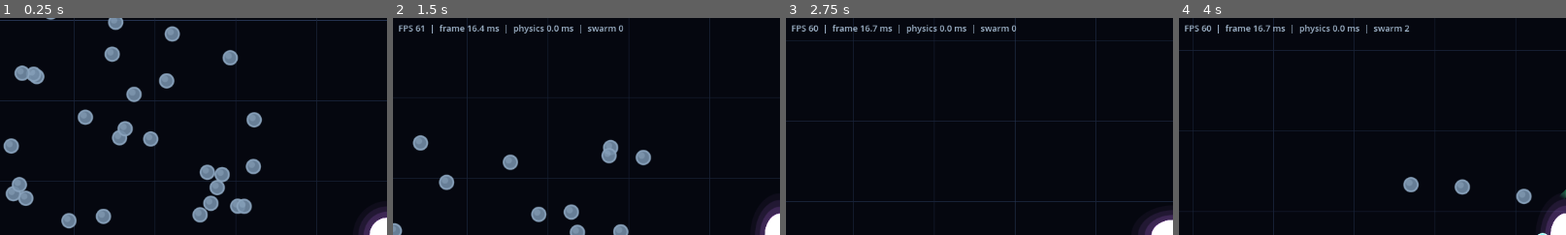
Above: before the commit, frames 1-4 (left to right).
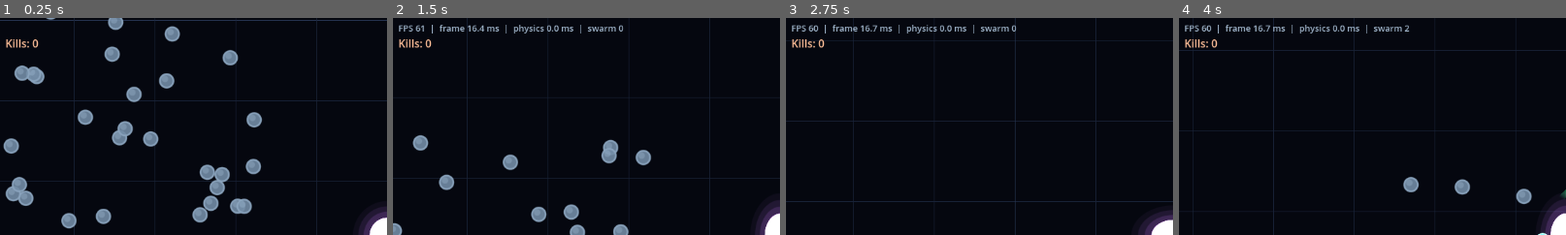
Above: after the commit, the same moments.

Repository: jadjoker/tdf
Game: Godot game, scene res://main.tscn
The game is run twice, just before and just after one commit, with the same random seed, the same clock (stepped at 60 frames per second) and the same inputs.
Inputs:
- Up to frame 1 (0.25 s): no input
- Up to frame 2 (1.5 s): hold W (move_up) from 0.53 s (still down)
- Up to frame 3 (2.75 s): release W (move_up) at 2.03 s; hold A (move_left) from 2.03 s (still down)
- Up to frame 4 (4 s): release A (move_left) at 3.53 s; hold S (move_down) from 3.53 s (still down)
The pictures show only the part of the screen within x 0-50%, y 0-50%; the shares and areas given below are measured in that part.

The runs differ from the first frame. In frame 1, 0.2% of the frame differs, in the area x 1-11%, y 9-14%; in frame 2, 0.2%; in frame 3, 0.2%; in frame 4, 0.2%.

Commit message:
Gameplay G1 + physics-juice pass: momentum combat is real
Core mechanic: velocity-scaled contact damage — parked swarm is harmless,
orbit ring grinds, whip-cracks shred. Dumb chaser enemies trickle-spawn
to test it.

Physics layer: enemies shoved by units (ring is a flexing wall that
carries intruders along its spin), solid player body, no enemy stacking,
jelly impact deformation, death shockwaves ripple the flock, hit-stop,
trauma camera shake, whip-crack sparks, combo chains, kills drop
recruitable strays.

Playtest verdict: it feels really good.

Co-Authored-By: Claude Fable 5 <noreply@anthropic.com>

Diff:
--- /dev/null
+++ b/scenes/Enemy.tscn
@@ -0,0 +1,6 @@
+[gd_scene load_steps=2 format=3]
+
+[ext_resource type="Script" path="res://scripts/enemy.gd" id="1_enemy"]
+
+[node name="Enemy" type="Node2D"]
+script = ExtResource("1_enemy")
--- /dev/null
+++ b/scripts/enemy.gd
@@ -0,0 +1,152 @@
+extends Node2D
+
+# G1 prototype enemy: a dumb chaser that hunts the player.
+# Exists to answer ONE question: is velocity-scaled contact damage
+# (killing by driving well — lashes, whip-cracks, ring-grinding) fun?
+
+@export var move_speed: float = 260.0     # slower than the player's 500 — you can always disengage
+@export var max_health: float = 100.0
+@export var body_radius: float = 16.0
+
+# Velocity-scaled contact damage — the load-bearing mechanic:
+#   unit speed <= min_damage_speed  -> no damage (parked swarm is harmless)
+#   unit speed >= speed_for_max     -> max_unit_dps per touching unit
+# Orbit ring (~400 px/s tangential) grinds slowly; a whip-crack (~1500) shreds.
+@export var min_damage_speed: float = 200.0
+@export var speed_for_max: float = 1500.0
+@export var max_unit_dps: float = 400.0
+
+@export var knockback_scale: float = 0.05  # fast hits shove the enemy along the unit's velocity
+
+const COLOR_BODY := Color(1.8, 0.5, 0.4)   # HDR hostile ember
+const COLOR_CORE := Color(0.35, 0.06, 0.10) # dark "eye"
+const COLOR_RIM := Color(2.6, 0.8, 0.5)
+const COLOR_HEALTH := Color(2.0, 0.4, 0.3, 0.8)
+
+signal died(enemy)
+
+var health: float = 0.0
+var _target: Node2D = null
+var _knock: Vector2 = Vector2.ZERO
+var _flash: float = 0.0
+var _pulse: float = 0.0
+
+# Jelly impact deformation — same damped-spring family as the player/units,
+# but kicked by hits instead of driven by own speed
+var _deform: float = 1.0
+var _deform_vel: float = 0.0
+var _deform_axis: float = 0.0
+
+var _spark_cooldown: float = 0.0
+
+
+func _ready() -> void:
+	add_to_group("enemies")
+	health = max_health
+	_pulse = randf() * TAU
+
+
+func set_target(t: Node2D) -> void:
+	_target = t
+
+
+func _physics_process(delta: float) -> void:
+	if _target != null and is_instance_valid(_target):
+		var dir: Vector2 = (_target.global_position - global_position).normalized()
+		global_position += dir * move_speed * delta
+
+	# Knockback decays exponentially
+	global_position += _knock * delta
+	_knock = _knock.lerp(Vector2.ZERO, 1.0 - exp(-8.0 * delta))
+
+	# Deformation spring relaxes back to round
+	var accel: float = (1.0 - _deform) * 180.0 - _deform_vel * 10.0
+	_deform_vel += accel * delta
+	_deform = clampf(_deform + _deform_vel * delta, 0.55, 1.5)
+
+	_flash = maxf(_flash - delta * 4.0, 0.0)
+	_spark_cooldown = maxf(_spark_cooldown - delta, 0.0)
+	_pulse += delta * 3.0
+	queue_redraw()
+
+
+# Physical shove from ring/flock contact — works regardless of damage threshold,
+# so even a parked ring buffets and carries intruders along its rotation
+func apply_grind(impulse: Vector2) -> void:
+	_knock = (_knock + impulse).limit_length(600.0)
+
+
+# Called by Phase1 each physics frame with the already-fetched swarm array
+func process_flock_contact(swarm_units: Array, delta: float) -> void:
+	var hit := false
+	var strongest_frac: float = 0.0
+	var strongest_vel: Vector2 = Vector2.ZERO
+	var strongest_pos: Vector2 = Vector2.ZERO
+
+	for u in swarm_units:
+		if not is_instance_valid(u):
+			continue
+		if global_position.distance_to(u.global_position) > body_radius + u.radius:
+			continue
+		var speed: float = u.vel.length()
+		if speed <= min_damage_speed:
+			continue
+		var frac: float = clampf((speed - min_damage_speed) / (speed_for_max - min_damage_speed), 0.0, 1.0)
+		health -= max_unit_dps * frac * delta
+		_knock += u.vel * frac * knockback_scale
+		if frac > strongest_frac:
+			strongest_frac = frac
+			strongest_vel = u.vel
+			strongest_pos = u.global_position
+		hit = true
+
+	if hit:
+		_flash = 1.0
+		_knock = _knock.limit_length(700.0)
+
+		# Squash along the strongest impact — jelly reacts to being hit
+		_deform_axis = strongest_vel.angle()
+		_deform_vel -= 5.0 * strongest_frac
+
+		# A genuine whip-crack (near-max-speed hit) throws sparks
+		if strongest_frac >= 0.7 and _spark_cooldown <= 0.0:
+			_spark_cooldown = 0.15
+			var spark: Node2D = preload("res://scripts/hit_burst.gd").new()
+			spark.scale_mult = 0.45
+			spark.color = Color(3.2, 2.6, 1.6)
+			get_parent().add_child(spark)
+			spark.global_position = (strongest_pos + global_position) * 0.5
+
+		if health <= 0.0:
+			_die()
+
+
+func _die() -> void:
+	remove_from_group("enemies")
+	died.emit(self)
+
+	var burst: Node2D = preload("res://scripts/hit_burst.gd").new()
+	get_parent().add_child(burst)
+	burst.global_position = global_position
+
+	queue_free()
+
+
+func _draw() -> void:
+	# Impact jelly deformation (proper local-space matrix — see player.gd gotcha)
+	if absf(_deform - 1.0) > 0.003:
+		draw_set_transform_matrix(Transform2D(_deform_axis, Vector2(_deform, 1.0 / sqrt(_deform)), 0.0, Vector2.ZERO))
+
+	var r: float = body_radius + sin(_pulse) * 1.5
+
+	var body := COLOR_BODY
+	if _flash > 0.0:
+		body = body.lerp(Color(4.0, 4.0, 4.0), _flash * 0.8)  # hit flash, blooms hard
+
+	draw_circle(Vector2.ZERO, r, body, true, -1.0, true)
+	draw_circle(Vector2.ZERO, r * 0.45, COLOR_CORE, true, -1.0, true)
+	draw_circle(Vector2.ZERO, r, COLOR_RIM, false, 2.0, true)
+
+	if health < max_health:
+		var frac: float = clampf(health / max_health, 0.0, 1.0)
+		draw_arc(Vector2.ZERO, r + 6.0, -PI / 2.0, -PI / 2.0 + TAU * frac, 32, COLOR_HEALTH, 2.5)
--- /dev/null
+++ b/scripts/hit_burst.gd
@@ -0,0 +1,25 @@
+extends Node2D
+
+# One-shot expanding ring burst on enemy death. Self-frees.
+
+const LIFETIME := 0.35
+
+var color: Color = Color(2.6, 0.8, 0.5)   # HDR — blooms as it fades
+var scale_mult: float = 1.0               # 1.0 = death burst, ~0.45 = whip-crack spark
+var _t: float = 0.0
+
+
+func _process(delta: float) -> void:
+	_t += delta
+	if _t >= LIFETIME:
+		queue_free()
+		return
+	queue_redraw()
+
+
+func _draw() -> void:
+	var f: float = _t / LIFETIME
+	var fade: float = 1.0 - f
+	var c := Color(color.r, color.g, color.b, fade * 0.9)
+	draw_arc(Vector2.ZERO, (12.0 + f * 46.0) * scale_mult, 0.0, TAU, 32, c, 1.0 + 3.0 * fade, true)
+	draw_arc(Vector2.ZERO, (8.0 + f * 30.0) * scale_mult, 0.0, TAU, 24, Color(c.r, c.g, c.b, c.a * 0.5), 2.0, true)
--- a/scripts/phase_1.gd
+++ b/scripts/phase_1.gd
@@ -52,15 +52,56 @@
 @export var perf_logging: bool = true
 var _perf_logger: Node = null
 
+# Gameplay G1 — momentum-combat prototype: a trickle of dumb chasers to
+# whip-crack. Enemies only start once the first unit is collected.
+@export var enemies_enabled: bool = true
+@export var enemy_spawn_interval: float = 4.0
+@export var max_enemies: int = 6
+@export var enemy_spawn_distance: float = 900.0
+
+var enemy_scene: PackedScene = preload("res://scenes/Enemy.tscn")
+var kills: int = 0
+var _enemy_spawn_timer: float = 2.0
+var _kills_label: Label
+
+# Physics-juice pass: impact feedback systems
+const COMBO_WINDOW := 1.6            # seconds between kills to keep the chain
+const SHOCKWAVE_RADIUS := 160.0      # death blast physically ripples the flock
+const SHOCKWAVE_POWER := 900.0
+const MAX_TOTAL_UNITS := 250         # cap on strays dropped by kills
+
+var _cam: Camera2D
+var _trauma: float = 0.0             # camera shake energy, decays; shake = trauma²
+var _combo: int = 0
+var _combo_timer: float = 0.0
+var _total_units: int = 0
+
 
 func _ready() -> void:
 	randomize()
 	spawn_followers()
 	_build_swarm_renderers()
 	_build_perf_hud()
+	_cam = player.get_node_or_null("Camera2D")
 	if perf_logging:
 		_perf_logger = preload("res://scripts/perf_logger.gd").new()
 		add_child(_perf_logger)
+
+
+func _process(delta: float) -> void:
+	# Runs at render rate (vs physics 60) so shake stays smooth at high refresh
+	if _trauma > 0.0 and _cam != null:
+		_trauma = maxf(_trauma - delta * 1.8, 0.0)
+		var s: float = _trauma * _trauma
+		_cam.offset = Vector2(randf_range(-1.0, 1.0), randf_range(-1.0, 1.0)) * 14.0 * s
+	elif _cam != null and _cam.offset != Vector2.ZERO:
+		_cam.offset = Vector2.ZERO
+
+	if _combo_timer > 0.0:
+		_combo_timer -= delta
+		if _combo_timer <= 0.0:
+			_combo = 0
+			_update_kills_label()
 
 
 func _build_swarm_renderers() -> void:
@@ -139,6 +180,13 @@
 	_perf_label.modulate = Color(0.8, 0.9, 1.0, 0.8)
 	layer.add_child(_perf_label)
 
+	_kills_label = Label.new()
+	_kills_label.text = "Kills: 0"
+	_kills_label.position = Vector2(8.0, 26.0)
+	_kills_label.add_theme_font_size_override("font_size", 16)
+	_kills_label.modulate = Color(1.0, 0.75, 0.6)
+	layer.add_child(_kills_label)
+
 
 func _update_perf_hud(delta: float) -> void:
 	_perf_accum += delta
@@ -152,6 +200,7 @@
 
 
 func spawn_followers() -> void:
+	_total_units = follower_count
 	for i in range(follower_count):
 		var follower: Node2D = follower_scene.instantiate()
 		add_child(follower)
@@ -222,10 +271,154 @@
 	# Push position + spring deformation of every unit into the MultiMesh
 	_update_swarm_visuals(swarm_units)
 
+	_update_enemies(swarm_units, delta)
+
 	# Track count for the perf HUD (print() here caused hitches during collect bursts)
 	var new_count: int = swarm_units.size()
 	if new_count != collected_count:
 		collected_count = new_count
+
+
+func _update_enemies(swarm_units: Array, delta: float) -> void:
+	if not enemies_enabled:
+		return
+
+	var enemies: Array = get_tree().get_nodes_in_group("enemies")
+
+	if enemies.size() < max_enemies:
+		_enemy_spawn_timer -= delta
+		if _enemy_spawn_timer <= 0.0:
+			_enemy_spawn_timer = enemy_spawn_interval
+			_spawn_enemy()
+
+	for e in enemies:
+		e.process_flock_contact(swarm_units, delta)
+
+	_resolve_enemy_collisions(swarm_units, enemies)
+
+
+# Enemies are physically real: units shove them (the ring is a flexing wall
+# that sweeps intruders along its rotation), the player is a solid body, and
+# enemies can't stack inside each other. ≤6 enemies × 100 units — no grid needed.
+const PLAYER_BODY_RADIUS := 26.0
+const ENEMY_PUSH_SHARE := 0.75    # enemy takes most of the overlap; units flex a little
+const GRIND_TRANSFER := 0.03      # fraction of unit velocity imparted per touching unit per frame
+
+func _resolve_enemy_collisions(swarm_units: Array, enemies: Array) -> void:
+	for e in enemies:
+		if not is_instance_valid(e):
+			continue
+		var e_pos: Vector2 = e.global_position
+		var er: float = e.body_radius
+
+		# vs swarm units — physical contact regardless of damage threshold
+		for u in swarm_units:
+			var d: Vector2 = e_pos - u.global_position
+			var dist: float = d.length()
+			var min_d: float = er + u.radius
+			if dist < min_d and dist > 0.001:
+				var nrm: Vector2 = d / dist
+				var overlap: float = min_d - dist
+				e_pos += nrm * overlap * ENEMY_PUSH_SHARE
+				u.global_position -= nrm * overlap * (1.0 - ENEMY_PUSH_SHARE)
+				# grind: the ring's motion carries the enemy along
+				e.apply_grind(u.vel * GRIND_TRANSFER)
+
+		# vs player — solid body, enemy is fully expelled
+		var dp: Vector2 = e_pos - player.global_position
+		var pdist: float = dp.length()
+		var pmin: float = er + PLAYER_BODY_RADIUS
+		if pdist < pmin and pdist > 0.001:
+			e_pos += (dp / pdist) * (pmin - pdist)
+
+		e.global_position = e_pos
+
+	# vs each other — no stacking into one super-blob
+	for i in range(enemies.size()):
+		for j in range(i + 1, enemies.size()):
+			var a: Node2D = enemies[i]
+			var b: Node2D = enemies[j]
+			if not is_instance_valid(a) or not is_instance_valid(b):
+				continue
+			var d2: Vector2 = b.global_position - a.global_position
+			var dist2: float = d2.length()
+			var min2: float = a.body_radius + b.body_radius
+			if dist2 < min2 and dist2 > 0.001:
+				var push: Vector2 = (d2 / dist2) * (min2 - dist2) * 0.5
+				a.global_position -= push
+				b.global_position += push
+
+
+func _spawn_enemy() -> void:
+	var e: Node2D = enemy_scene.instantiate()
+	add_child(e)
+	var a: float = randf() * TAU
+	e.global_position = player.global_position + Vector2(cos(a), sin(a)) * enemy_spawn_distance
+	e.set_target(player)
+	e.died.connect(_on_enemy_died)
+
+
+func _on_enemy_died(e) -> void:
+	kills += 1
+
+	# Combo chain: kills within the window multiply the spectacle
+	_combo = _combo + 1 if _combo_timer > 0.0 else 1
+	_combo_timer = COMBO_WINDOW
+	_update_kills_label()
+
+	var pos: Vector2 = e.global_position
+
+	# Impact feedback scales with the chain
+	add_trauma(0.3 + 0.08 * float(_combo))
+	_hit_stop()
+	_death_shockwave(pos)
+	_drop_stray(pos)
+
+
+func _update_kills_label() -> void:
+	if _combo >= 2:
+		_kills_label.text = "Kills: %d   x%d!" % [kills, _combo]
+		_kills_label.modulate = Color(2.0, 1.4, 0.8)   # blooms while the chain is alive
+	else:
+		_kills_label.text = "Kills: %d" % kills
+		_kills_label.modulate = Color(1.0, 0.75, 0.6)
+
+
+func add_trauma(amount: float) -> void:
+	_trauma = minf(_trauma + amount, 1.0)
+
+
+func _hit_stop(duration: float = 0.05, time_scale: float = 0.05) -> void:
+	# Micro-freeze on kills — makes impacts land. Timer ignores time_scale
+	# so the freeze doesn't stretch itself.
+	if Engine.time_scale < 1.0:
+		return
+	Engine.time_scale = time_scale
+	var t := get_tree().create_timer(duration, true, false, true)
+	t.timeout.connect(func(): Engine.time_scale = 1.0)
+
+
+func _death_shockwave(pos: Vector2) -> void:
+	# The kill physically blooms the murmuration outward — the flock's own
+	# springs and friction pull it back together
+	for u in get_tree().get_nodes_in_group("swarm_unit"):
+		if not is_instance_valid(u):
+			continue
+		var d: Vector2 = u.global_position - pos
+		var dist: float = d.length()
+		if dist < SHOCKWAVE_RADIUS and dist > 0.001:
+			u.vel += (d / dist) * SHOCKWAVE_POWER * (1.0 - dist / SHOCKWAVE_RADIUS)
+
+
+func _drop_stray(pos: Vector2) -> void:
+	# Kills feed the flock: each enemy leaves a stray to recruit
+	if _total_units >= MAX_TOTAL_UNITS:
+		return
+	_total_units += 1
+	var f: Node2D = follower_scene.instantiate()
+	add_child(f)
+	var a: float = randf() * TAU
+	f.global_position = pos + Vector2(cos(a), sin(a)) * randf_range(10.0, 40.0)
 
 
 func _update_swarm_follow(swarm_units: Array, delta: float) -> void:
Not shown, changed: PROJECT_BIBLE.md
